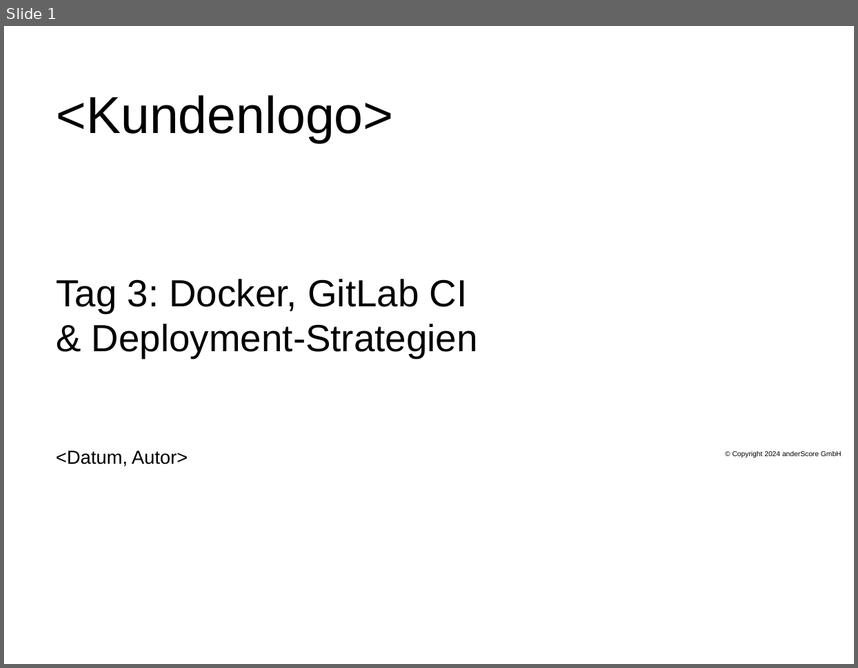
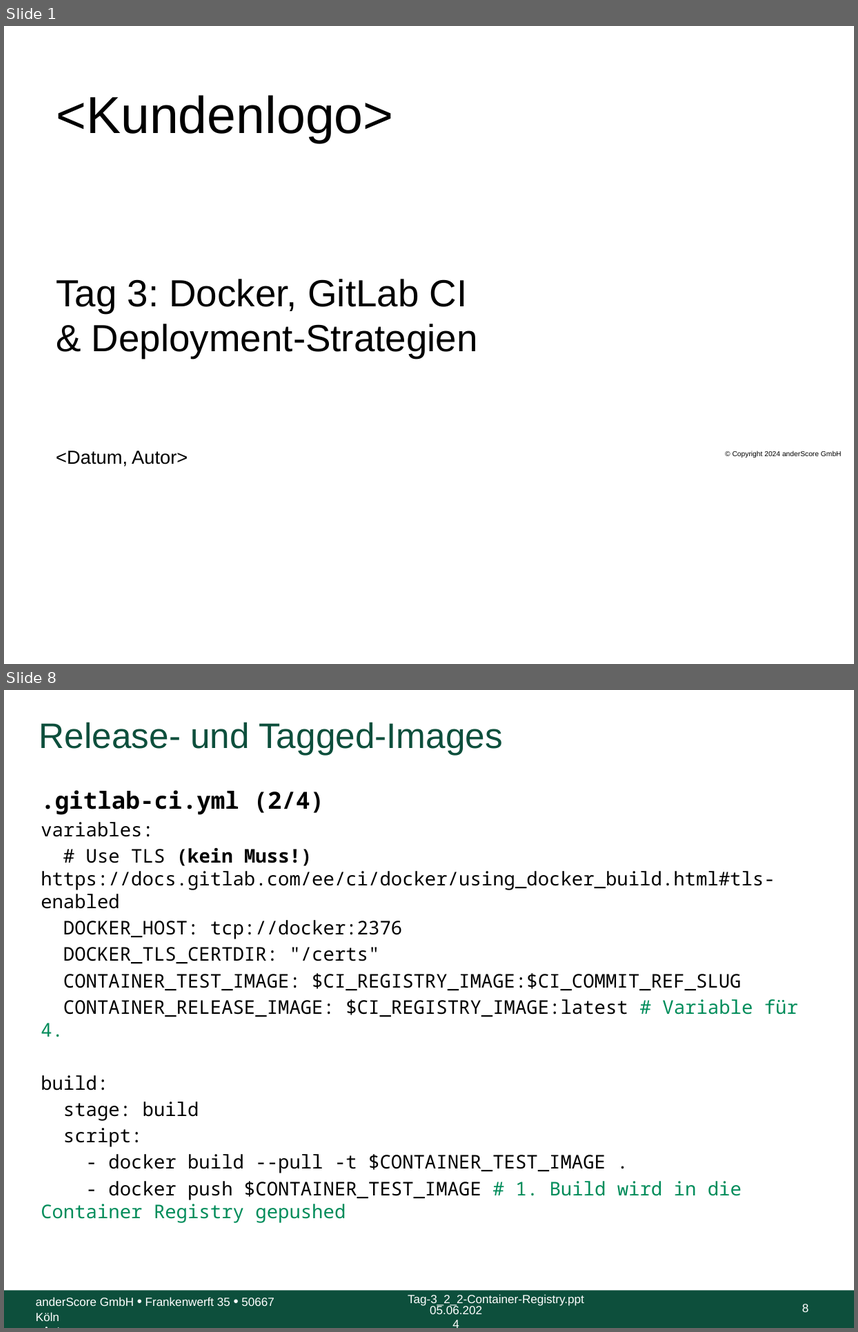
Before and after one commit to anderscore-gmbh/gitlab, a slide deck: slides/Tag-3_5-Abschluss.pptx. Shown one above the other, each under a label of ours: slide 1 before the commit, slides 1 and 8 after it; the slides between them are not shown. The pictures are 858x668 and 858x1332 pixels, drawn with LibreOffice and Linux fonts; fonts in the diff are those of the drawing; background and template pictures are left out. Boxes give left, top, right and bottom in pixels: in the first picture for what was removed or moved away, otherwise in the second. Text is boxed around its words. In the diff, an @@ line names an element or a change of style, - is before the commit and + after.

```diff
--- a/slides/Tag-3_5-Abschluss.pptx
+++ b/slides/Tag-3_5-Abschluss.pptx
@@ slide 8 added at box(4, 690, 854, 1328), background #FFFFFF @@
@@ title added at box(39, 722, 503, 755), 30 pt, text #0D4F3C @@
+Release- und Tagged-Images
@@ text added at box(41, 790, 798, 1223), 16 pt, text #000000 @@
+.gitlab-ci.yml (2/4)
+variables:
+# Use TLS (kein Muss!) https://docs.gitlab.com/ee/ci/docker/using_docker_build.html#tls-enabled
+DOCKER_HOST: tcp://docker:2376
+DOCKER_TLS_CERTDIR: "/certs"
+CONTAINER_TEST_IMAGE: $CI_REGISTRY_IMAGE:$CI_COMMIT_REF_SLUG
+CONTAINER_RELEASE_IMAGE: $CI_REGISTRY_IMAGE:latest # Variable für 4.
+build:
+stage: build
+script:
+- docker build --pull -t $CONTAINER_TEST_IMAGE .
+- docker push $CONTAINER_TEST_IMAGE # 1. Build wird in die Container Registry gepushed
@@ rectangle added at box(4, 1290, 854, 1328), fill #0D4F3C @@
@@ text added at box(36, 1297, 274, 1321), 10 pt, text #FFFFFF @@
+anderScore GmbH • Frankenwerft 35 • 50667 Köln
+<Autor>
@@ text added at box(408, 1294, 584, 1305), 10 pt, text #FFFFFF @@
+Tag-3_2_2-Container-Registry.ppt
@@ text added at box(430, 1304, 482, 1314), 10 pt, text #FFFFFF @@
+05.06.2024
@@ page number added at box(802, 1303, 809, 1312), 10 pt, text #FFFFFF @@
+8
```
Also in this commit, not shown: 3 slides changed, 5 other slides added, 1 other file.
